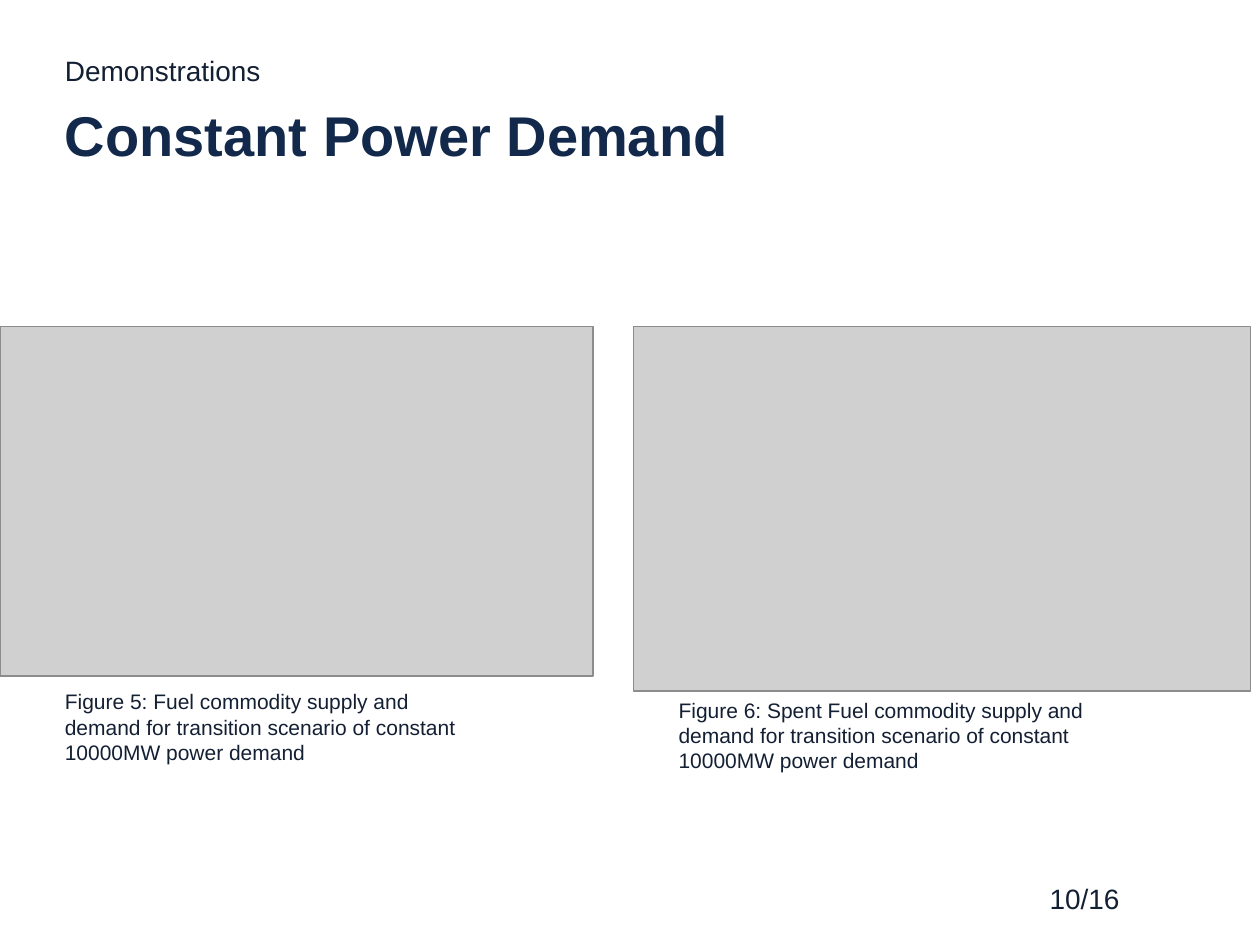
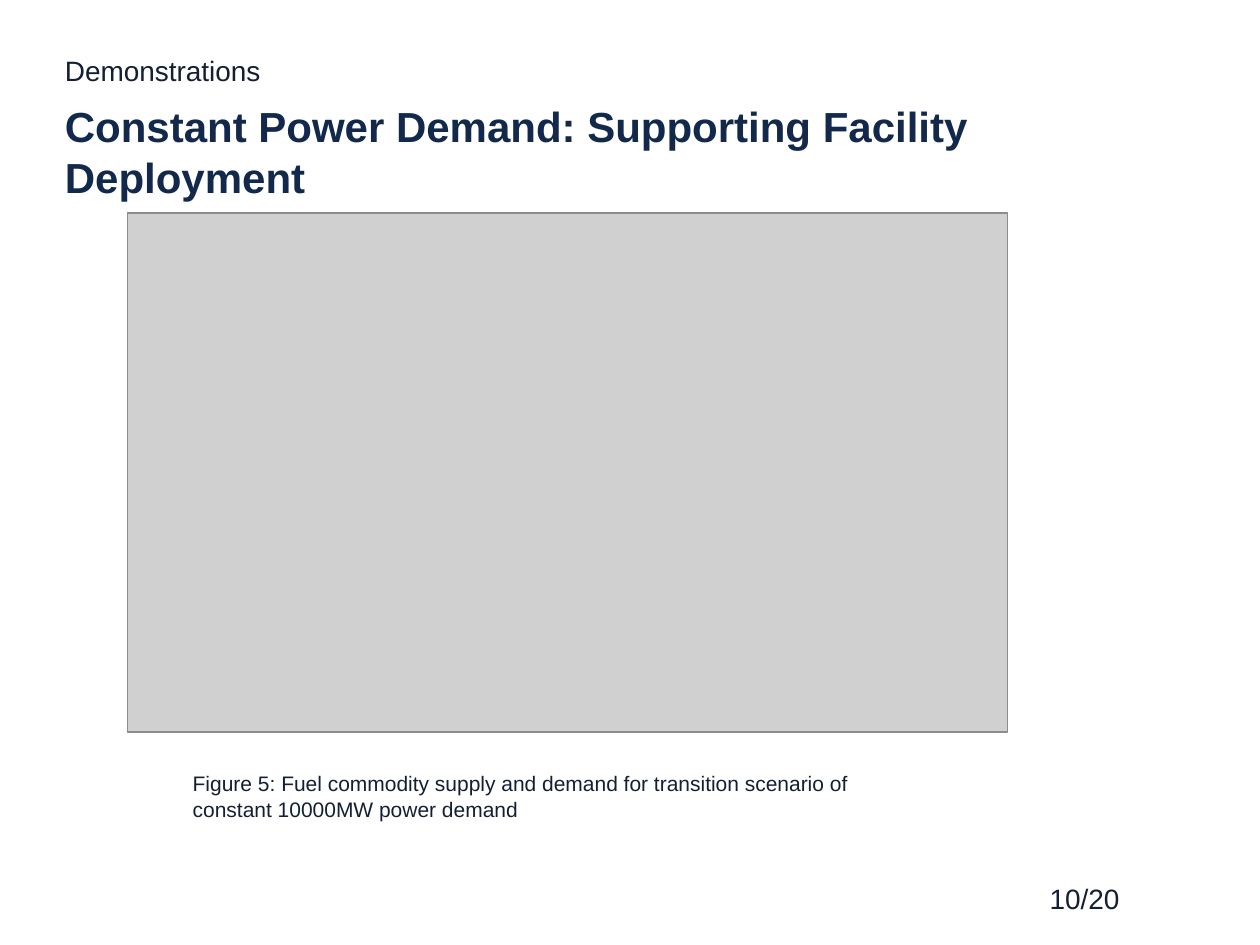
Before and after one commit to gwenchee/2019-chee-twofcs, a slide deck: slide 10 of pres/2019-chee-twofcs-pres.pptx. Drawn at 1260x945 pixels with LibreOffice and Linux fonts; fonts in the diff are those of the drawing; grey boxes stand for pictures; background and template pictures are left out. Boxes give left, top, right and bottom in pixels: in the first picture for what was removed or moved away, otherwise in the second. Text is boxed around its words. In the diff, an @@ line names an element or a change of style, - is before the commit and + after.

```diff
--- a/pres/2019-chee-twofcs-pres.pptx
+++ b/pres/2019-chee-twofcs-pres.pptx
@@ title at bbox=[65, 111, 968, 201]: text changed; size 32 to 24 pt @@
-Constant Power Demand
+Constant Power Demand: Supporting Facility Deployment
@@ picture: place and size @@
-picture at bbox=[0, 326, 593, 677]
+picture at bbox=[127, 213, 1008, 732]
@@ picture removed at bbox=[634, 326, 1251, 690] @@
@@ text removed at bbox=[679, 702, 1083, 773] @@
-Figure 6: Spent Fuel commodity supply and demand for transition scenario of constant 10000MW power demand
@@ text "Figure 5: Fuel commodity supply ..." rewrapped from bbox=[65, 693, 455, 764] to bbox=[193, 775, 847, 821] @@
@@ page number at bbox=[1050, 888, 1120, 910]: text changed @@
-10/16
+10/20
```
Also in this commit, not shown: 9 other slides changed, 5 slides added, 1 slide removed.
